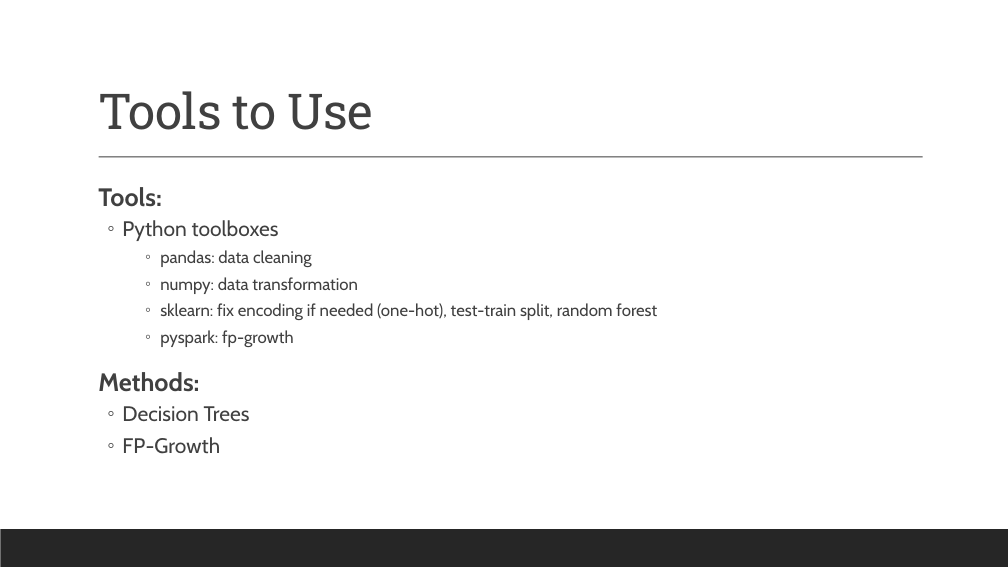
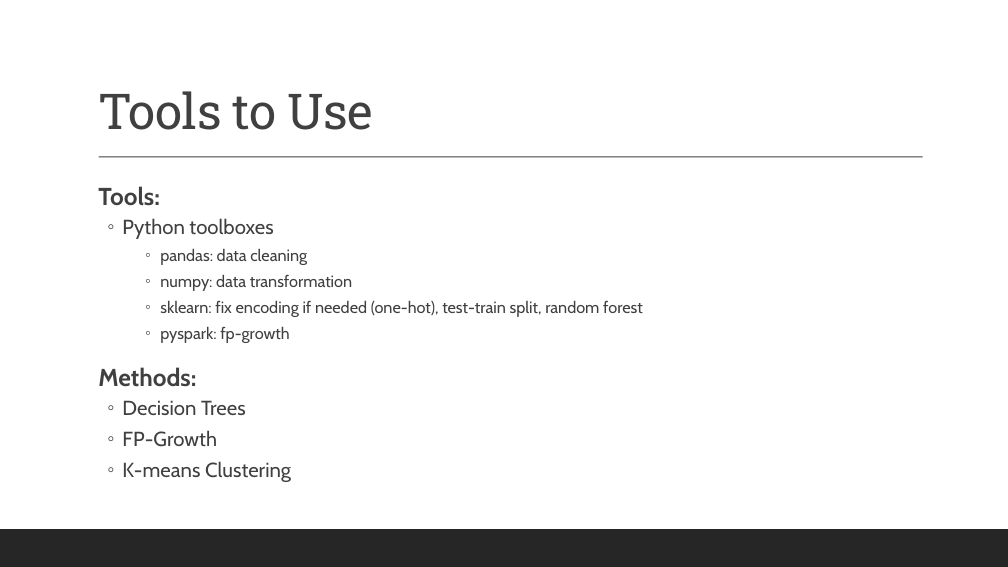
Before and after one commit to siegfrkn/csci5502-datamining-summer2022-group17, a slide deck: slide 5 of Group17_AnalysisOfTheEffectsOfRegulationOnRailroadSafety_Part6.pptx. Drawn at 1008x567 pixels with LibreOffice and Linux fonts; fonts in the diff are those of the drawing. Boxes give left, top, right and bottom in pixels: in the first picture for what was removed or moved away, otherwise in the second. Text is boxed around its words. In the diff, an @@ line names an element or a change of style, - is before the commit and + after.

```diff
--- a/Group17_AnalysisOfTheEffectsOfRegulationOnRailroadSafety_Part6.pptx
+++ b/Group17_AnalysisOfTheEffectsOfRegulationOnRailroadSafety_Part6.pptx
@@ text at (98, 186, 643, 447): size 24 to 23.3 pt in "Tools:", "Methods:"; size 20 to 19.4 pt in "Python toolboxes", "Decision Trees", "FP-Growth"; size 16 to 15.5 pt in "pandas: data cleaning", "numpy: data transformation", "sklearn: fix encoding if needed (one-hot), test-train ...", "pyspark: fp-growth" @@
@@ text at (122, 461, 291, 482): paragraph added @@
+  ◦ K-means Clustering
```
Also in this commit, not shown: 3 other slides changed, 4 slides added.
